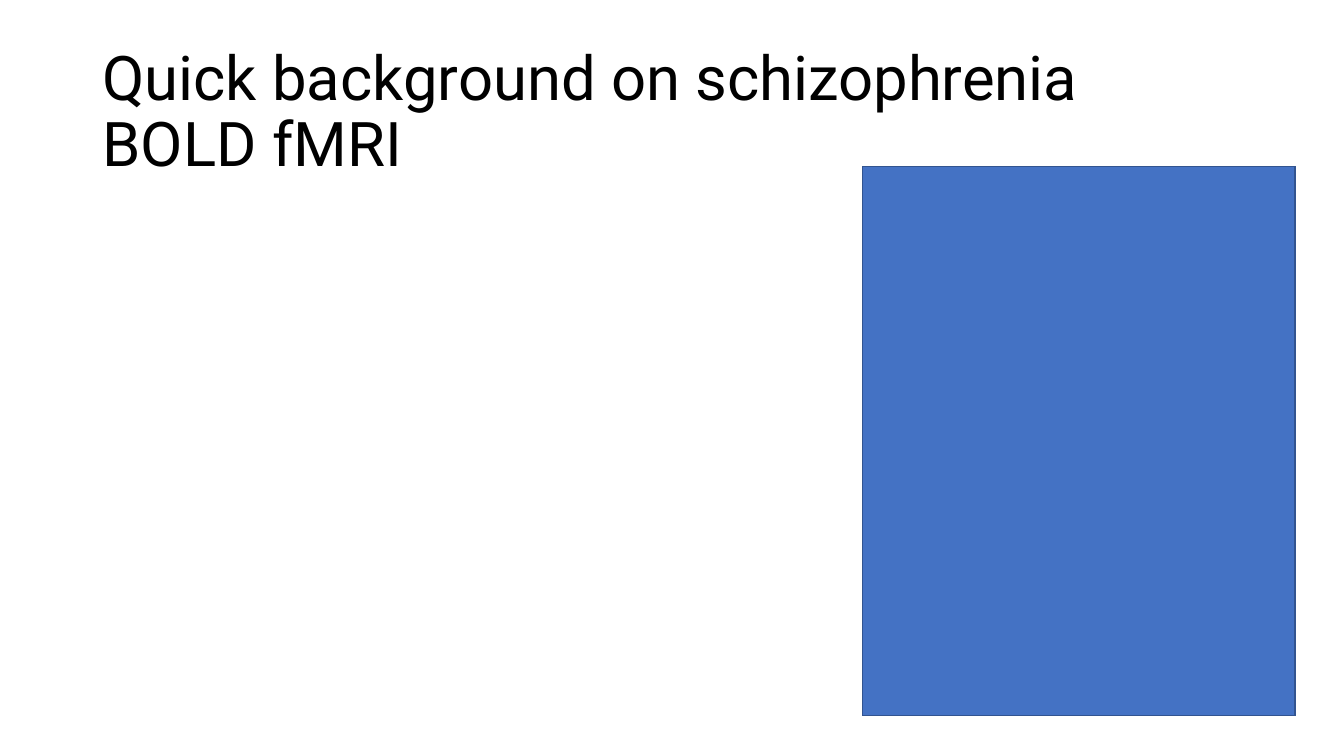
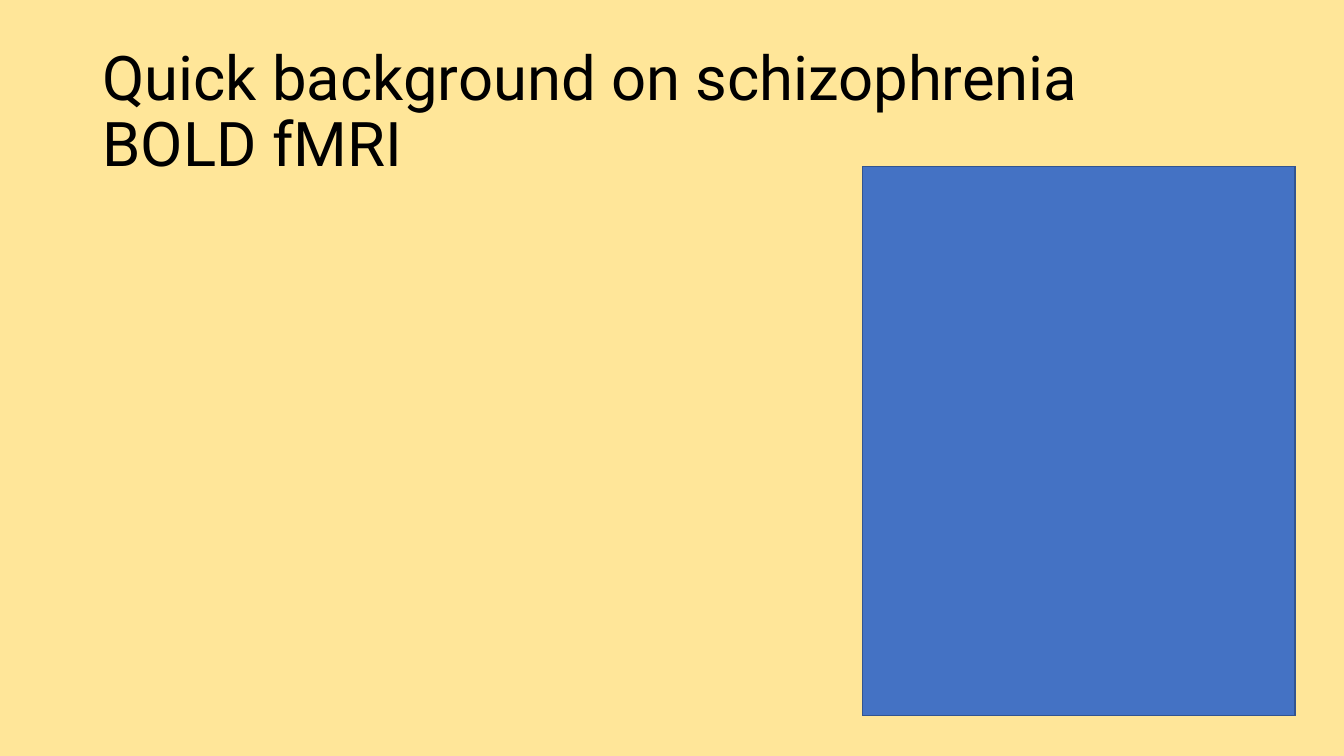
Before and after one commit to anniegbryant/CNS_2022, a slide deck: slide 2 of schizophrenia_classification_workshop/Workshop_Talk.pptx. Drawn at 1344x756 pixels with LibreOffice and Linux fonts; fonts in the diff are those of the drawing. Boxes give left, top, right and bottom in pixels: in the first picture for what was removed or moved away, otherwise in the second. Text is boxed around its words. In the diff, an @@ line names an element or a change of style, - is before the commit and + after.

```diff
--- a/schizophrenia_classification_workshop/Workshop_Talk.pptx
+++ b/schizophrenia_classification_workshop/Workshop_Talk.pptx
@@ background #FFFFFF to #FFE699 @@
```
Also in this commit, not shown: 4 other slides changed, 12 slides added, 4 slides removed, 3 other files.
